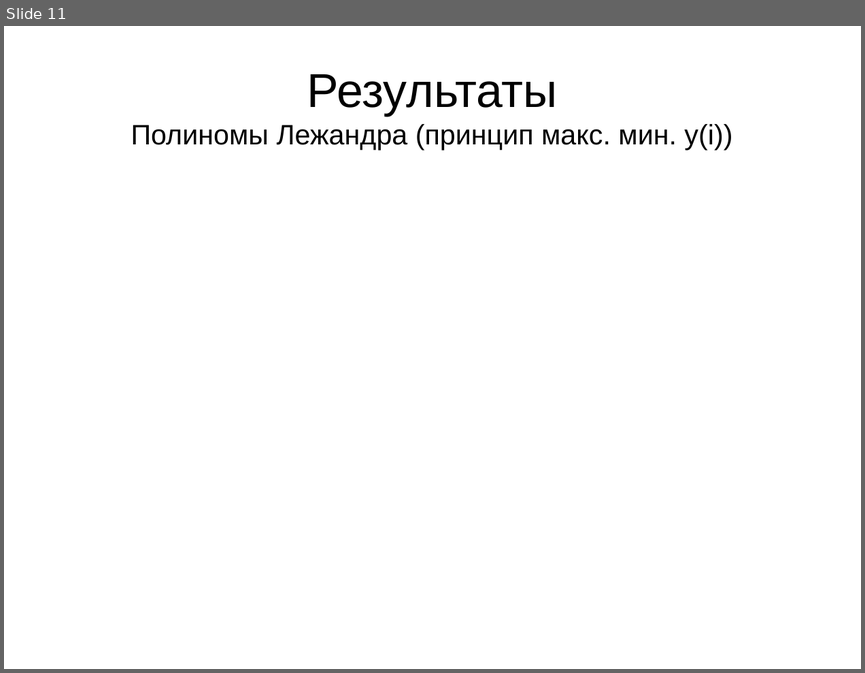
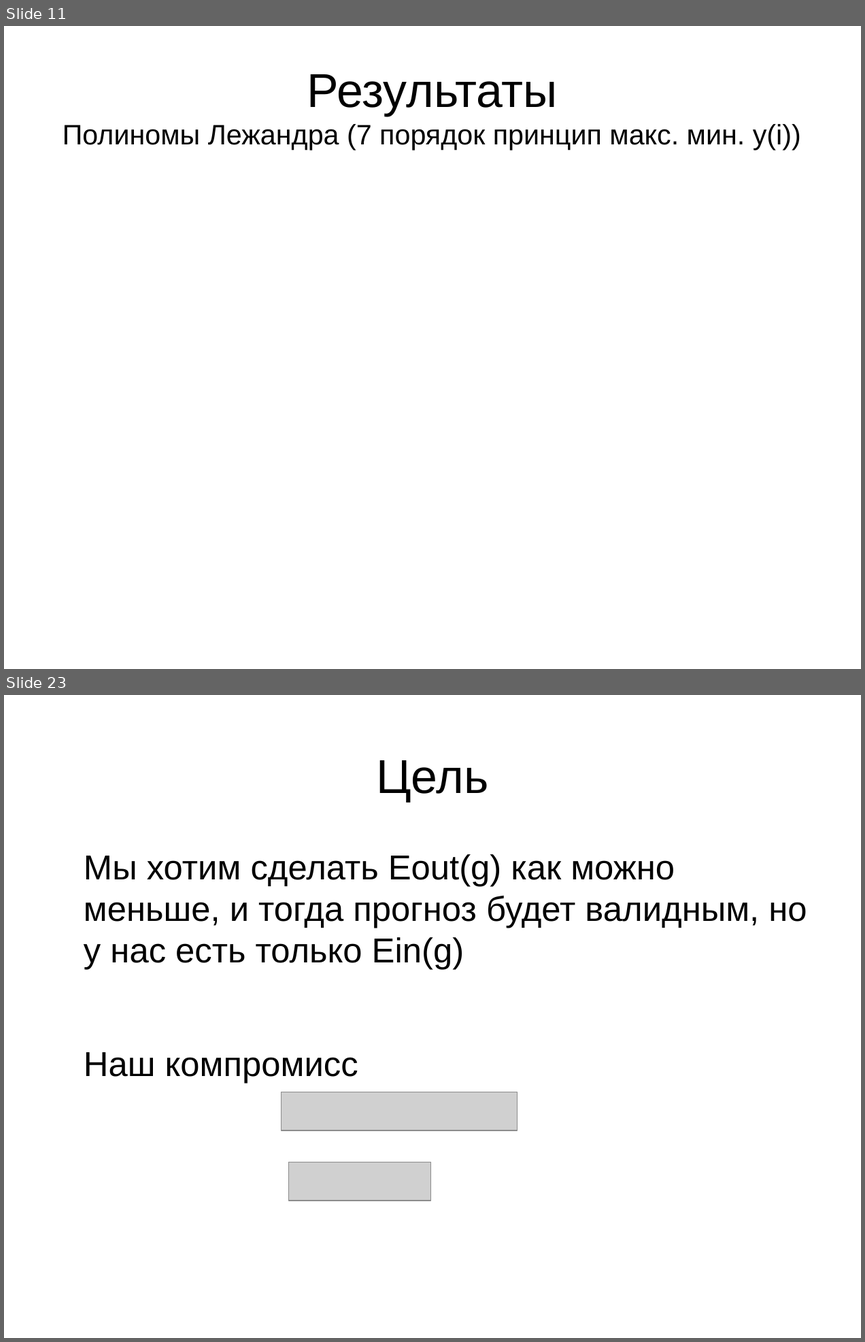
Before and after one commit to raptor3/OSA_lab_2, a slide deck: files/AvaTruFed.odp. Shown one above the other, each under a label of ours: slide 11 before the commit, slides 11 and 23 after it; the slides between them are not shown. The pictures are 865x673 and 865x1342 pixels, drawn with LibreOffice and Linux fonts; fonts in the diff are those of the drawing; grey boxes stand for pictures; background and template pictures are left out. Boxes give left, top, right and bottom in pixels: in the first picture for what was removed or moved away, otherwise in the second. Text is boxed around its words. In the diff, an @@ line names an element or a change of style, - is before the commit and + after.

```diff
--- a/files/AvaTruFed.odp
+++ b/files/AvaTruFed.odp
@@ slide 23 added at [4,695,861,1338], background #FFFFFF @@
@@ title added at [376,760,488,802], 44 pt, text #000000 @@
+Цель
@@ text added at [84,854,806,1083], 32 pt, text #000000 @@
+Мы хотим сделать Eout(g) как можно меньше, и тогда прогноз будет валидным, но у нас есть только Ein(g)
+Наш компромисс
@@ picture added at [281,1091,517,1130] @@
@@ picture added at [290,1161,432,1200] @@
@@ slide 11 changed as well @@
@@ title at [62,74,801,150]: text changed @@
-Результаты
-Полиномы Лежандра (принцип макс. мин. y(i))
+Результаты
+Полиномы Лежандра (7 порядок принцип макс. мин. y(i))
```
Also in this commit, not shown: 1 other slide changed, 9 other slides added, 13 slides removed, 12 other files.
